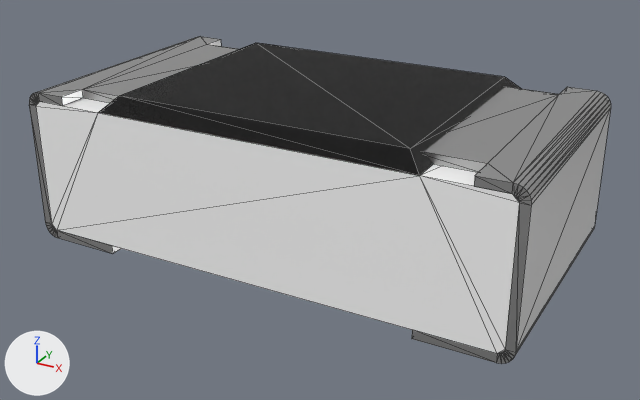
Renders of the Blender file Resistors/Fixed Value/0402/MCWR04X1003FTL.blend from each side of a commit.
One viewpoint serves both versions: a 50 mm camera at (0.898, -1.627, 0.908) aimed at (0.018, -0.027, 0.108). Arrows for +X, +Y and +Z are at lower left; the lights stay in place. Mesh edges are drawn as thin lines.

Objects in the first picture: 'MCWR04X1003FTL'.
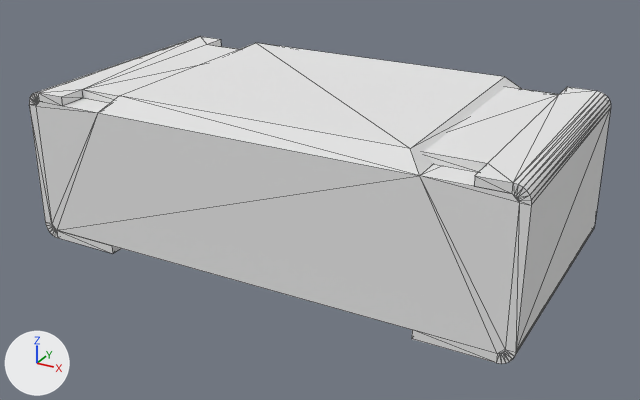
The change, as JSON lines over the scene's bpy script:
```json
{"op": "remove", "block": "mat_white_ceramic", "code": "n0 = _N.new('ShaderNodeOutputMaterial'); n0.name = 'Material Output'"}
{"op": "remove", "block": "mat_white_ceramic", "code": "n1 = _N.new('ShaderNodeGroup'); n1.name = 'Ceramic'"}
{"op": "remove", "block": "mat_white_ceramic", "code": "n1.node_tree = ng_ceramic"}
{"op": "remove", "block": "mat_white_ceramic", "code": "n1.inputs[0].default_value = (1.0, 1.0, 1.0, 1.0)  # 'Base Color', white #ffffff"}
{"op": "remove", "block": "mat_white_ceramic", "code": "_L.new(n1.outputs[0], n0.inputs[0])  # 'Surface' to 'Surface'"}
{"op": "add", "block": "mat_white_ceramic", "code": "n2 = _N.new('ShaderNodeOutputMaterial'); n2.name = 'Material Output.001'"}
{"op": "add", "block": "mat_white_ceramic", "code": "n3 = _N.new('ShaderNodeBsdfDiffuse'); n3.name = 'Diffuse BSDF'"}
{"op": "add", "block": "mat_white_ceramic", "code": "_L.new(n3.outputs[0], n2.inputs[0])  # 'BSDF' to 'Surface'"}
{"block": "mat_black_plastic", "change": "nodes: Displacement, Group, OutputMaterial"}
{"block": "mat_black_plastic", "change": "colours: black #191919"}
{"block": "mat_black_plastic", "change": "nodes: BsdfDiffuse, OutputMaterial"}
{"op": "remove", "block": "mat_metal", "code": "n0 = _N.new('ShaderNodeOutputMaterial'); n0.name = 'Material Output'"}
{"op": "remove", "block": "mat_metal", "code": "n1 = _N.new('ShaderNodeGroup'); n1.name = 'Metallic'"}
{"op": "remove", "block": "mat_metal", "code": "n1.node_tree = ng_metallic"}
{"op": "remove", "block": "mat_metal", "code": "n1.inputs[0].default_value = (0.591, 0.591, 0.591, 1.0)  # 'Base Color', light grey #cacaca"}
{"op": "remove", "block": "mat_metal", "code": "_L.new(n1.outputs[0], n0.inputs[0])  # 'BSDF' to 'Surface'"}
{"op": "add", "block": "mat_metal", "code": "n2 = _N.new('ShaderNodeOutputMaterial'); n2.name = 'Material Output.001'"}
{"op": "add", "block": "mat_metal", "code": "n3 = _N.new('ShaderNodeBsdfDiffuse'); n3.name = 'Diffuse BSDF'"}
{"op": "add", "block": "mat_metal", "code": "_L.new(n3.outputs[0], n2.inputs[0])  # 'BSDF' to 'Surface'"}
```

Pixel boxes [x1, y1, x2, y2] of what changed, in the pictures (640 x 400 px):
```json
{"object": "MCWR04X1003FTL", "change": "recoloured", "before": [29, 36, 611, 364], "after": [29, 36, 611, 364], "on screen": "grey to white"}
```
